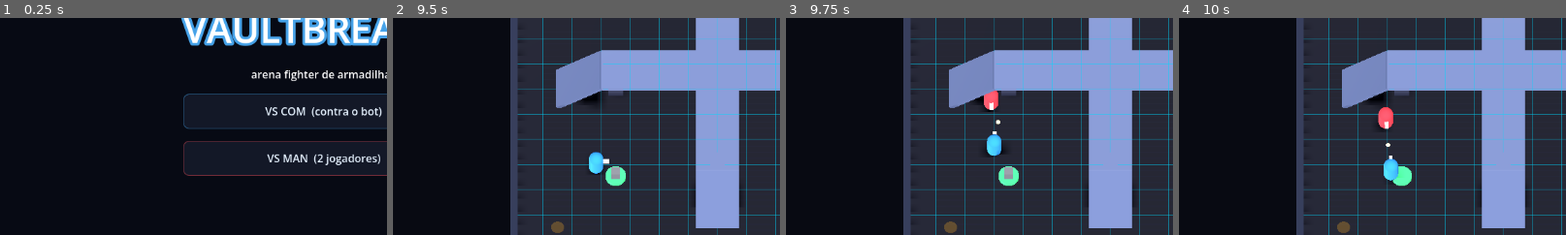
Above: before the commit, frames 1-4 (left to right).
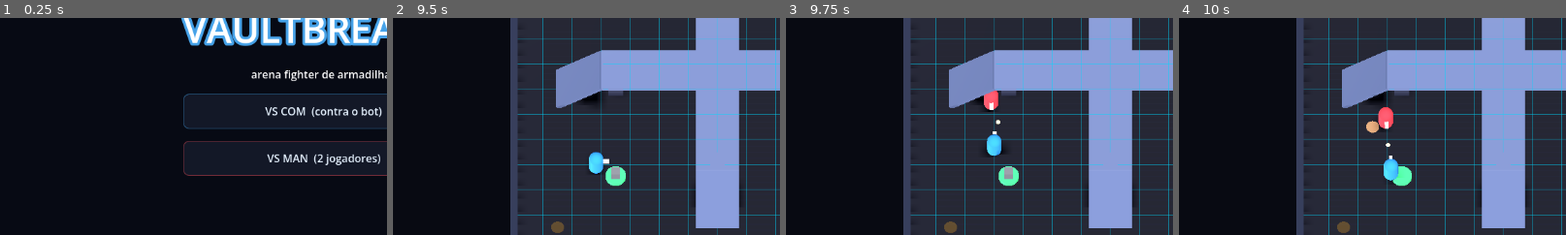
Above: after the commit, the same moments.

Repository: Philipe91/GamePh
Game: Godot game, scene res://scenes/ui/titulo.tscn
Same seed, same stepped clock (60 frames per second), same inputs: the game is played once before the commit and once after it.
Inputs (mouse positions are % of the whole screen's width and height, from its top left):
- Up to frame 1 (0.25 s): no input
- Up to frame 2 (9.5 s): click "VS COM (contra o bot)" at 0.5 s; click "Padrão" at 1.25 s; click "Corredor" at 2 s; click "Fortaleza" at 2.75 s; click "Cruz Vertical" at 3.5 s; click "BRECHT — vida 100 · vel 7.0 ·…" at 4.25 s; tap Enter (ui_accept) at 5, 5.27, 6.02, 7.52, 8.27, 9.02 s; move the mouse to (45, 70) at 5.02 s; hold W 5.03-6.53 s; tap Space at 5.1 s; click (45, 70) at 5.17 s; move the mouse to (80, 65) at 5.77 s; tap F at 5.85 s; move the mouse to (20, 35) at 6.52 s; hold A 6.53-8.03 s; tap E at 6.6 s; move the mouse to (55, 50) at 7.27 s; tap Q at 7.35 s; click (55, 50) at 7.42 s; move the mouse to (35, 25) at 8.02 s; hold S 8.03-8.78 s; tap J at 8.1 s; move the mouse to (72, 45) at 8.77 s; hold D from 8.78 s (still down); tap K at 8.85 s
- Up to frame 3 (9.75 s): move the mouse to (30, 55) at 9.52 s; release D at 9.53 s; hold W from 9.53 s (still down); tap U at 9.6 s; click (30, 55) at 9.67 s
- Up to frame 4 (10 s): keep holding W
The pictures show only the part of the screen within x 8-58%, y 34-84%; the shares and areas given below are measured in that part.

Frames 1-3 are identical in both runs. In frame 4, 0.2% of the frame differs, in the area x 48-52%, y 47-54%.

Commit message:
G1 (gameplay): IA do bot com profundidade (kite, armadilhas variadas, Unit)
- bot.gd: recua/kite quando healer < 30 e o player esta perto, encarando o player pra
  atirar de costas; planta Cova quando perto (prende quem persegue) e Mina quando longe;
  usa a Unit (carrega a Plasma) quando tem e ha distancia; teto de 4 armadilhas
- pivo do trabalho autonomo: design->gameplay (PLANO_POLIMENTO atualizado)
- teste headless: bot recua com pouca vida + planta Cova com player perto. 110/110

Co-Authored-By: Claude Opus 4.8 (1M context) <noreply@anthropic.com>
Claude-Session: https://claude.ai/code/session_017sHpnVfEfAT8FgcHs6ZGHw

Diff:
--- a/scenes/arena/arena.gd
+++ b/scenes/arena/arena.gd
@@ -443,6 +443,32 @@
 	falhas += _checar("bot desvia pra LONGE da armadilha", (bot.global_position - pos_mina_a).dot(desvio_a) > 0.0)
 	bot.global_position = GridManager.grid_to_world(Vector2i(0, 0))  # longe de tudo
 	falhas += _checar("sem armadilha perto, bot nao desvia", bot._desvio_de_armadilhas().length() < 0.001)
+
+	# IA do bot: recua (kite) quando com pouca vida.
+	player.set_physics_process(false)
+	player.global_position = Vector3(0.0, 1.0, 0.0)
+	bot.gravidade_ativa = false
+	bot.healer = 10.0                          # pouca vida -> foge
+	bot._imobilizado_restante = 0.0            # limpa resíduo de Cova/Gás dos testes
+	bot._slow_restante = 0.0
+	bot._derrubado_restante = 0.0
+	bot.global_position = Vector3(0.0, 1.0, -3.0)
+	bot._alvo = player
+	bot.set_physics_process(true)              # liga a IA
+	var dist_fuga: float = bot.global_position.distance_to(player.global_position)
+	for _i in range(40):
+		await get_tree().physics_frame
+	falhas += _checar("bot recua com pouca vida", bot.global_position.distance_to(player.global_position) > dist_fuga + 1.0)
+	bot.set_physics_process(false)
+	bot.healer = Combatente.HEALER_MAX
+	# IA do bot: planta Cova quando o player está perto (prende quem persegue).
+	var coord_cv := Vector2i(1, 4)
+	GridManager.remover_armadilha(coord_cv)
+	bot.global_position = GridManager.grid_to_world(coord_cv)
+	bot._armadilhas_ativas = 0
+	bot._plantar_situacional(3.0)              # dist < 6 -> cova
+	falhas += _checar("bot planta Cova com o player perto", GridManager.armadilha_em(coord_cv).get("tipo") == "cova")
+	GridManager.remover_armadilha(coord_cv)
 
 	# Bloco B1 (Fase 4): arma de projétil.
 	player.set_physics_process(false)
--- a/scenes/characters/bot.gd
+++ b/scenes/characters/bot.gd
@@ -13,16 +13,21 @@
 const RAIO_DESVIO: float = 2.6
 const PESO_DESVIO: float = 1.6      # quão forte o desvio entorta a rota até o player
 const ALCANCE_TIRO: float = 14.0    # distância máx pra o bot abrir fogo no player
+const VIDA_FUGIR: float = 30.0      # abaixo disso o bot RECUA (kite) em vez de avançar
 
-# Plantio simples de minas (GDD 6.4): dá alvo real pro Caution Mode/Desarme do player.
+# Plantio de armadilhas variadas (IA): Cova pra prender quem persegue, Mina no caminho.
 const CENA_ARMADILHA := preload("res://scenes/traps/armadilha.tscn")
-const MINA := preload("res://resources/armadilhas/mina.tres")
-const INTERVALO_PLANTIO: float = 4.0   # tenta plantar a cada 4s enquanto persegue
-const MAX_MINAS: int = 3               # teto de minas suas no mapa ao mesmo tempo
+const TRAPS := {
+	"mina": preload("res://resources/armadilhas/mina.tres"),
+	"cova": preload("res://resources/armadilhas/cova.tres"),
+	"gas": preload("res://resources/armadilhas/gas.tres"),
+}
+const INTERVALO_PLANTIO: float = 3.5   # tenta plantar a cada 3.5s
+const MAX_ARMADILHAS: int = 4          # teto de armadilhas suas no mapa ao mesmo tempo
 
 var _alvo: Node3D = null
 var _t_plantio: float = 2.0            # cooldown atual até a próxima tentativa
-var _minas_ativas: int = 0
+var _armadilhas_ativas: int = 0
 
 
 func _ready() -> void:
@@ -45,12 +50,16 @@
 		return
 	var para := _alvo.global_position - global_position
 	para.y = 0.0
+	var dist := para.length()
 	var vel := velocidade_base * fator_velocidade()  # base do personagem × slow/speed
-	if para.length() > DIST_PARAR:
-		# Persegue o player, mas entorta a rota pra fugir das armadilhas dele (A1).
-		var rumo := para.normalized() + _desvio_de_armadilhas() * PESO_DESVIO
+	# Com pouca vida e o player por perto, RECUA (kite) em vez de avançar.
+	var fugindo := healer < VIDA_FUGIR and dist < 11.0
+
+	if dist > DIST_PARAR or fugindo:
+		var base := (-para.normalized()) if fugindo else para.normalized()
+		var rumo := base + _desvio_de_armadilhas() * PESO_DESVIO  # sempre foge das armadilhas
 		if rumo.length() < 0.05:
-			rumo = para.normalized()
+			rumo = base
 		var d := rumo.normalized()
 		velocity.x = d.x * vel
 		velocity.z = d.z * vel
@@ -65,15 +74,22 @@
 		velocity.y = 0.0
 		move_and_slide()
 		position.y = ALTURA_PISO
-	if velocity.length() > 0.01:
+	# Fugindo: encara o player (atira recuando). Senão: olha pra onde anda.
+	if fugindo and dist > 0.01:
+		rotation.y = lerp_angle(rotation.y, atan2(-para.x, -para.z), 0.25)
+	elif velocity.length() > 0.01:
 		rotation.y = lerp_angle(rotation.y, atan2(-velocity.x, -velocity.z), 0.2)
+
 	if _t_plantio <= 0.0:
-		_tentar_plantar_mina()
+		_plantar_situacional(dist)
 	# Atira no player quando está de frente e dentro do alcance (a cadência/recarga limitam).
-	if para.length() < ALCANCE_TIRO and _encara_alvo(para):
+	if dist < ALCANCE_TIRO and _encara_alvo(para):
 		atirar()
+	# Tem a Unit (item da Vault) e distância média: carrega a Plasma (GDD 9).
+	if tem_unit and plasma_bombs > 0 and dist > 4.0 and dist < ALCANCE_TIRO and not fugindo:
+		iniciar_carga_unit()
 	# Bem colado: parte pro soco (derruba). O cooldown do soco limita o ritmo.
-	if para.length() < SOCO_ALCANCE:
+	if dist < SOCO_ALCANCE:
 		socar()
 
 
@@ -101,24 +117,35 @@
 	return desvio
 
 
-## Tenta plantar uma mina no tile atual (sem snap fino: usa o tile onde o bot está).
-## Respeita o teto de minas e tiles já ocupados. Reseta o cooldown sempre que tenta.
+## Escolhe e planta uma armadilha conforme a situação: Cova quando o player está perto
+## (prende quem persegue), Mina quando longe (mina o caminho). Reseta o cooldown.
+func _plantar_situacional(dist: float) -> void:
+	_t_plantio = INTERVALO_PLANTIO
+	_plantar("cova" if dist < 6.0 else "mina")
+
+
+## Compat com testes/demos: planta uma mina no tile atual.
 func _tentar_plantar_mina() -> void:
 	_t_plantio = INTERVALO_PLANTIO
-	if _minas_ativas >= MAX_MINAS:
+	_plantar("mina")
+
+
+## Planta uma armadilha do `tipo` no tile atual. Respeita o teto e tiles ocupados.
+func _plantar(tipo: String) -> void:
+	if _armadilhas_ativas >= MAX_ARMADILHAS or not TRAPS.has(tipo):
 		return
 	var coord := GridManager.world_to_grid(global_position)
 	if not GridManager.pode_plantar(coord):
 		return
 	var a := CENA_ARMADILHA.instantiate()
-	a.stats = MINA
+	a.stats = TRAPS[tipo]
 	a.dono_id = id_jogador
 	a.coord_grid = coord
 	get_parent().add_child(a)
 	a.global_position = GridManager.grid_to_world(coord)
-	GridManager.registrar_armadilha(coord, id_jogador, "mina", a)
-	a.consumida.connect(func(): _minas_ativas = maxi(0, _minas_ativas - 1))
-	_minas_ativas += 1
+	GridManager.registrar_armadilha(coord, id_jogador, tipo, a)
+	a.consumida.connect(func(): _armadilhas_ativas = maxi(0, _armadilhas_ativas - 1))
+	_armadilhas_ativas += 1
 
 
 ## Acha o primeiro combatente de outro time (o player). Sem acoplamento por nome.
Not shown, changed: docs/PLANO_POLIMENTO.md
